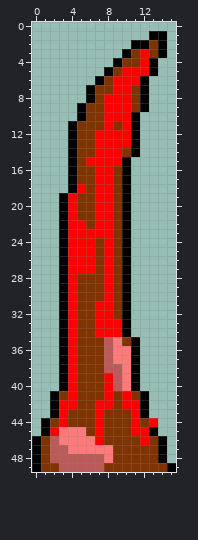
Pixel-art sprite: Images/spike.png. The picture above was drawn from the file before the commit.
The file is 16x50 pixels.
The same view after the edit:
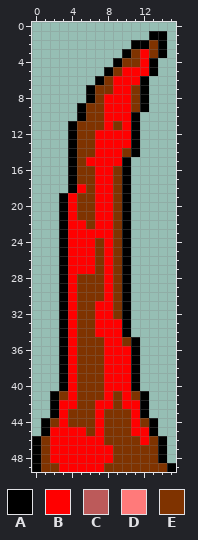
Palette (. is transparent): A #000000  B #ff0000  C #bc5a5a  D #ff7a7a  E #7f3300
Log entry: Made spike more appropriate
The exact change:
The author changed colour B to colour A in row 44 at x 13.
The author changed colour C to colour B in rows 35 to 37 at x 8; in row 38 at x 8 to 9; in rows 39 to 40 at x 9; in row 46 at x 2; in row 47 at x 2 to 3; in row 48 at x 2 to 7.
The author changed colour C to colour B in row 49 at x 3 to 7.
The author changed colour D to colour B in row 35 at x 9; in rows 36 to 37 at x 9 to 10; in rows 38 to 40 at x 10; in row 45 at x 3 to 5; in row 46 at x 3 to 6; in row 47 at x 4 to 8.
The author changed colour D to colour B in row 48 at x 8.
Boxes around the changes in both pictures, in picture pixels (x1, y1, x2, y2):
changed: (104, 337, 158, 427)
changed: (50, 427, 113, 472)
